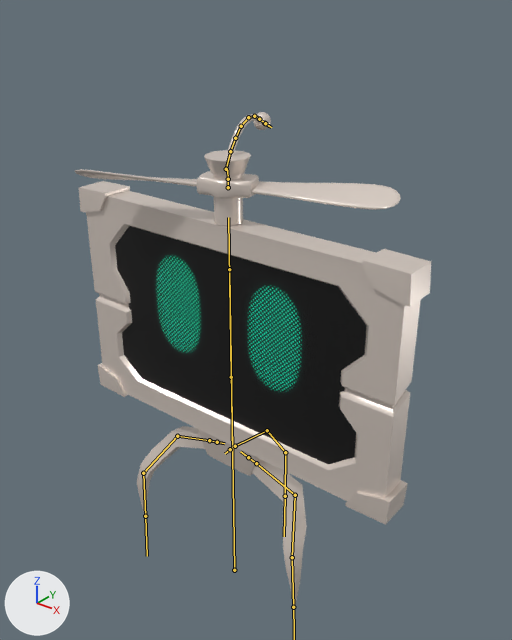
Two versions of the FBX model Assets/Visual/3D/Players/Player_Navigator.fbx, one commit apart.
Rendered twice from a 50 mm lens placed at (0.735, -0.847, 1.105), pointed at (0.015, 0.052, 0.547). Arrows for +X, +Y and +Z are at lower left; the lights stay in place. Both versions are drawn at frame 1 of the action 'Armature.Navigator|0.001'; the numbers are the values there. The bones that bend it are drawn over the model as lines.

Names of what the first picture shows: 'Navigator_Antenna', 'Navigator_Body', 'Navigator_Face', 'Navigator_Helix', 'Navigator_Legs'.
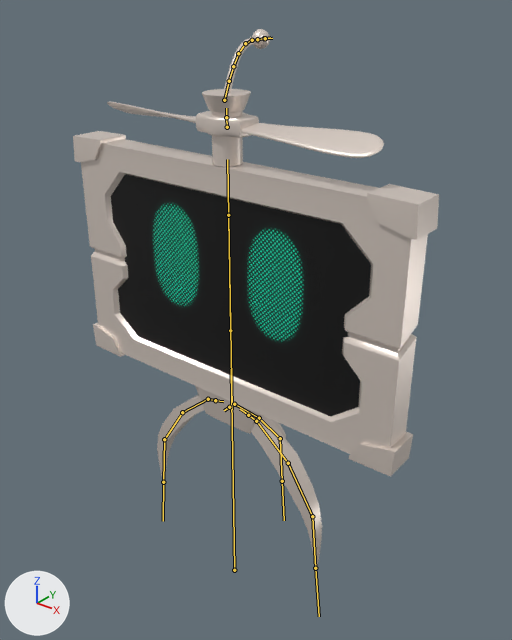
The edits, one by one:
Bone 'Control_Body' (bone_control_body) moves from (0.0, 0.021, 0.0) to (0.0, 0.473, 0.0).
Bone 'Leg1_L' (bone_leg1_l) turns from (22, -5, -2) to (0, 0, 0) degrees about its own x, y and z.
Bone 'Leg2_L' (bone_leg2_l) turns from (-24, -9, -31) to (0, 0, 0) degrees about its own x, y and z.
Bone 'Leg3_L' (bone_leg3_l) turns from (-5, -16, 32) to (0, 0, 0) degrees about its own x, y and z.
Bone 'Leg1' (bone_leg1) turns from (0, 0, -30) to (0, 0, 4) degrees about its own x, y and z.
Bone 'Leg2' (bone_leg2) turns from (0, 0, 29) to (0, 0, -8) degrees about its own x, y and z.
Bone 'Leg1_R' (bone_leg1_r) turns from (22, 5, 2) to (0, 0, 0) degrees about its own x, y and z.
Bone 'Leg2_R' (bone_leg2_r) turns from (-24, 9, 31) to (0, 0, 0) degrees about its own x, y and z.
Bone 'Leg3_R' (bone_leg3_r) turns from (-5, 16, -32) to (0, 0, 0) degrees about its own x, y and z.
Bone 'Antenna1' (bone_antenna1) moves from (0.0, -0.043, -0.018) to (0.0, 0.0, 0.0).
Bone 'Antenna1' (bone_antenna1) turns from (-2, 0, -1) to (0, 0, -1) degrees about its own x, y and z.
Bone 'Antenna2' (bone_antenna2) turns from (-4, 0, -1) to (0, 0, 0) degrees about its own x, y and z.
Bone 'Antenna5' (bone_antenna5) turns from (-5, 0, 1) to (0, 0, 1) degrees about its own x, y and z.
Bone 'Antenna6' (bone_antenna6) turns from (-10, 0, 2) to (0, -1, 2) degrees about its own x, y and z.
Bone 'Control_Leg' (bone_control_leg) moves from (0.122, -0.239, 0.0) to (0.042, -0.472, 0.0).
Bone 'Control_Leg' (bone_control_leg) turns from (0, 0, 5) to (0, 0, 0) degrees about its own x, y and z.
Bone 'Control_Leg_L' (bone_control_leg_l) moves from (0.3, -0.238, 0.034) to (0.0, -0.471, 0.049).
Bone 'Control_Leg_L' (bone_control_leg_l) turns from (-3, 0, 0) to (0, 0, 0) degrees about its own x, y and z.
Bone 'Helix' (bone_helix) moves from (0.0, 0.021, 0.0) to (0.0, 0.473, 0.0).
Bone 'Helix' (bone_helix) turns from (0, 23, 0) to (0, 0, 0) degrees about its own x, y and z.
Bone 'Control_Antenna' (bone_control_antenna) moves from (0.005, 0.026, -0.108) to (-0.002, -0.008, 0.473).
Bone 'Control_Antenna' (bone_control_antenna) turns from (-23, 4, -1) to (0, 0, 0) degrees about its own x, y and z.
Bone 'Control_Leg_R' (bone_control_leg_r) moves from (-0.3, -0.238, 0.034) to (0.0, -0.471, 0.049).
Bone 'Control_Leg_R' (bone_control_leg_r) turns from (-3, 0, 0) to (0, 0, 0) degrees about its own x, y and z.

Pixel boxes [x1, y1, x2, y2] of what changed, in the pictures (512 x 640 px):
'Navigator_Body', posed
    before: [79, 181, 431, 525]
    after: [73, 131, 439, 477]
'Navigator_Face', posed
    before: [115, 226, 367, 464]
    after: [111, 174, 371, 416]
'Navigator_Helix', posed (15% narrower)
    before: [75, 150, 401, 226]
    after: [107, 89, 384, 167]
'Navigator_Legs', posed
    before: [137, 426, 307, 609]
    after: [157, 394, 322, 572]
'Navigator_Antenna', posed
    before: [227, 112, 271, 156]
    after: [223, 29, 270, 93]
bone 'Control_Body', root to tip
    before: (231, 377) to (228, 217)
    after: (230, 330) to (227, 159)
bone 'Leg1_L', root to tip
    before: (256, 463) to (295, 495)
    after: (256, 421) to (288, 463)
bone 'Leg2_L', root to tip
    before: (295, 495) to (292, 557)
    after: (288, 463) to (312, 516)
bone 'Leg3_L', root to tip
    before: (292, 557) to (293, 607)
    after: (312, 516) to (315, 568)
bone 'Leg1', root to tip
    before: (235, 446) to (267, 430)
    after: (234, 404) to (259, 418)
bone 'Leg2', root to tip
    before: (267, 430) to (285, 452)
    after: (259, 418) to (280, 438)
bone 'Leg1_R', root to tip
    before: (209, 440) to (177, 436)
    after: (208, 399) to (182, 412)
bone 'Leg2_R', root to tip
    before: (177, 436) to (143, 473)
    after: (182, 412) to (164, 439)
bone 'Leg3_R', root to tip
    before: (143, 473) to (145, 516)
    after: (164, 439) to (163, 482)
bone 'Antenna1', root to tip
    before: (226, 169) to (230, 151)
    after: (224, 100) to (229, 81)
bone 'Antenna2', root to tip
    before: (230, 151) to (235, 138)
    after: (229, 81) to (233, 66)
bone 'Antenna5', root to tip
    before: (248, 117) to (254, 116)
    after: (245, 43) to (252, 40)
bone 'Antenna6', root to tip
    before: (254, 116) to (259, 119)
    after: (252, 40) to (257, 39)
bone 'Control_Leg', root to tip
    before: (285, 452) to (285, 496)
    after: (280, 438) to (282, 481)
bone 'Control_Leg_L', root to tip
    before: (292, 557) to (293, 607)
    after: (312, 516) to (315, 568)
bone 'Helix', root to tip
    before: (228, 187) to (228, 179)
    after: (227, 127) to (226, 117)
bone 'Control_Antenna', root to tip
    before: (259, 119) to (265, 123)
    after: (257, 39) to (265, 38)
bone 'Control_Leg_R', root to tip
    before: (143, 473) to (145, 516)
    after: (164, 439) to (163, 482)
